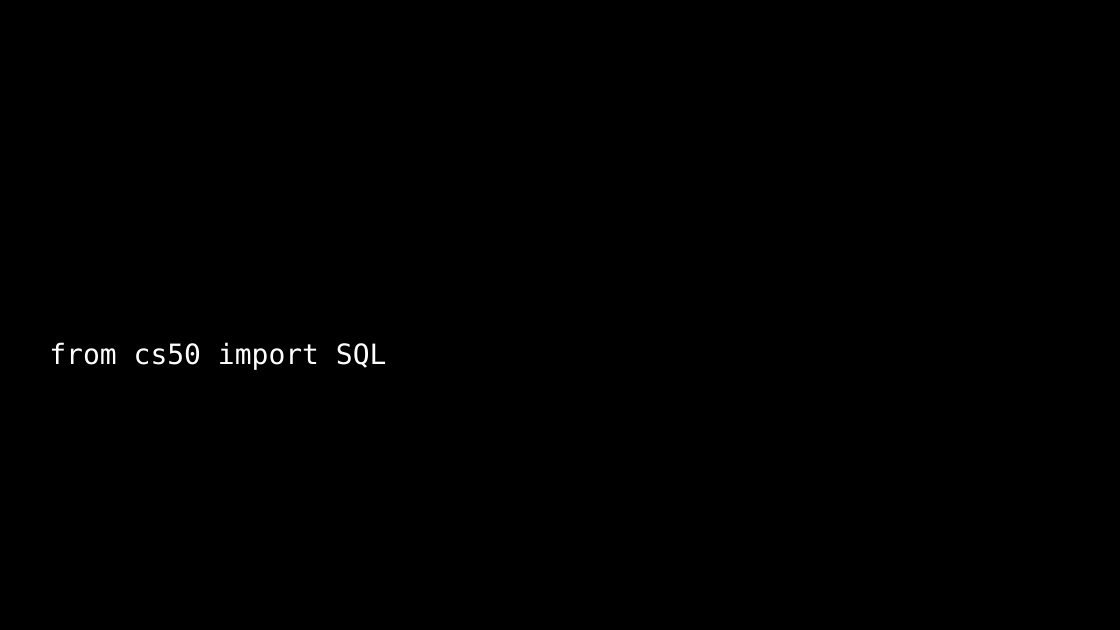
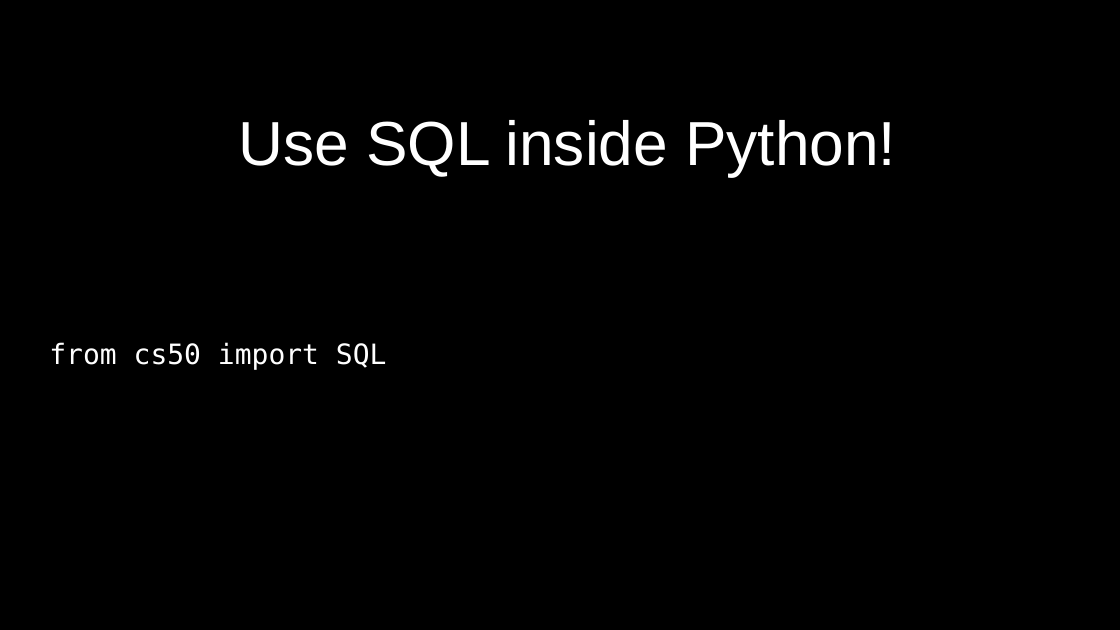
Before and after one commit to SQ4007-2025/website, a slide deck: slide 70 of docs/lectures/slides_8.pptx (slide 65 before the commit). Drawn at 1120x630 pixels with LibreOffice and Linux fonts; fonts in the diff are those of the drawing. Boxes give left, top, right and bottom in pixels: in the first picture for what was removed or moved away, otherwise in the second. Text is boxed around its words. In the diff, an @@ line names an element or a change of style, - is before the commit and + after.

```diff
--- a/docs/lectures/slides_8.pptx
+++ b/docs/lectures/slides_8.pptx
@@ text added at [239, 120, 896, 176], 40 pt, text #FFFFFF @@
+Use SQL inside Python!
```
Also in this commit, not shown: 34 other slides changed, 7 slides added, 2 slides removed, 2 other files.
